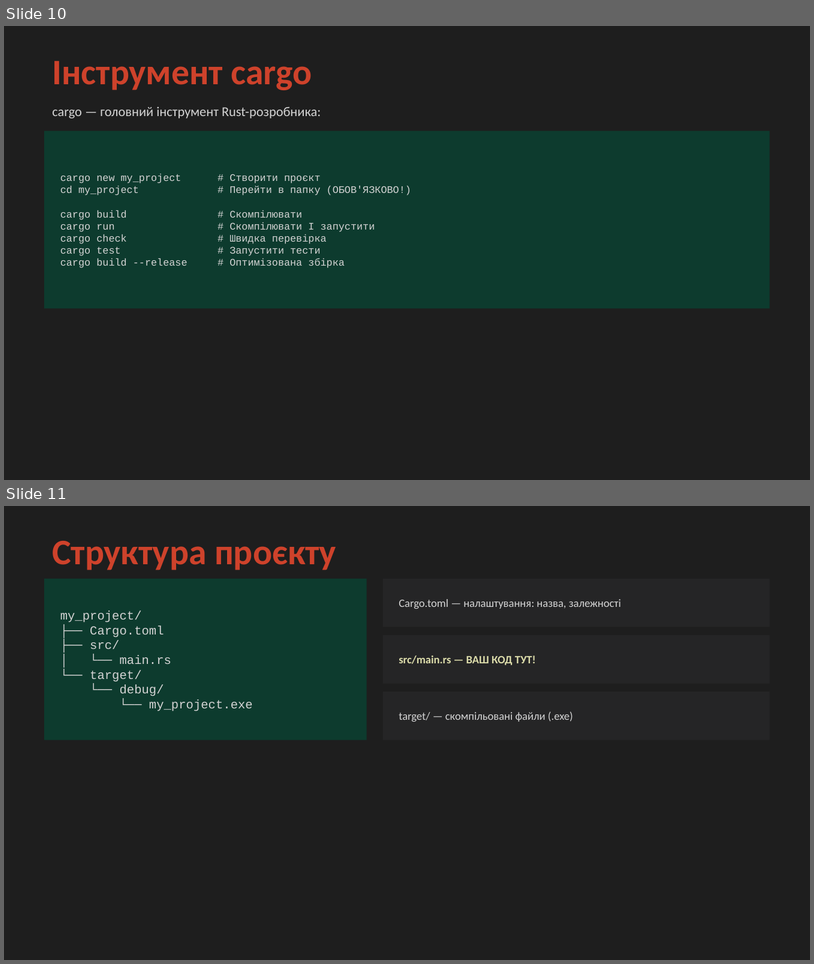
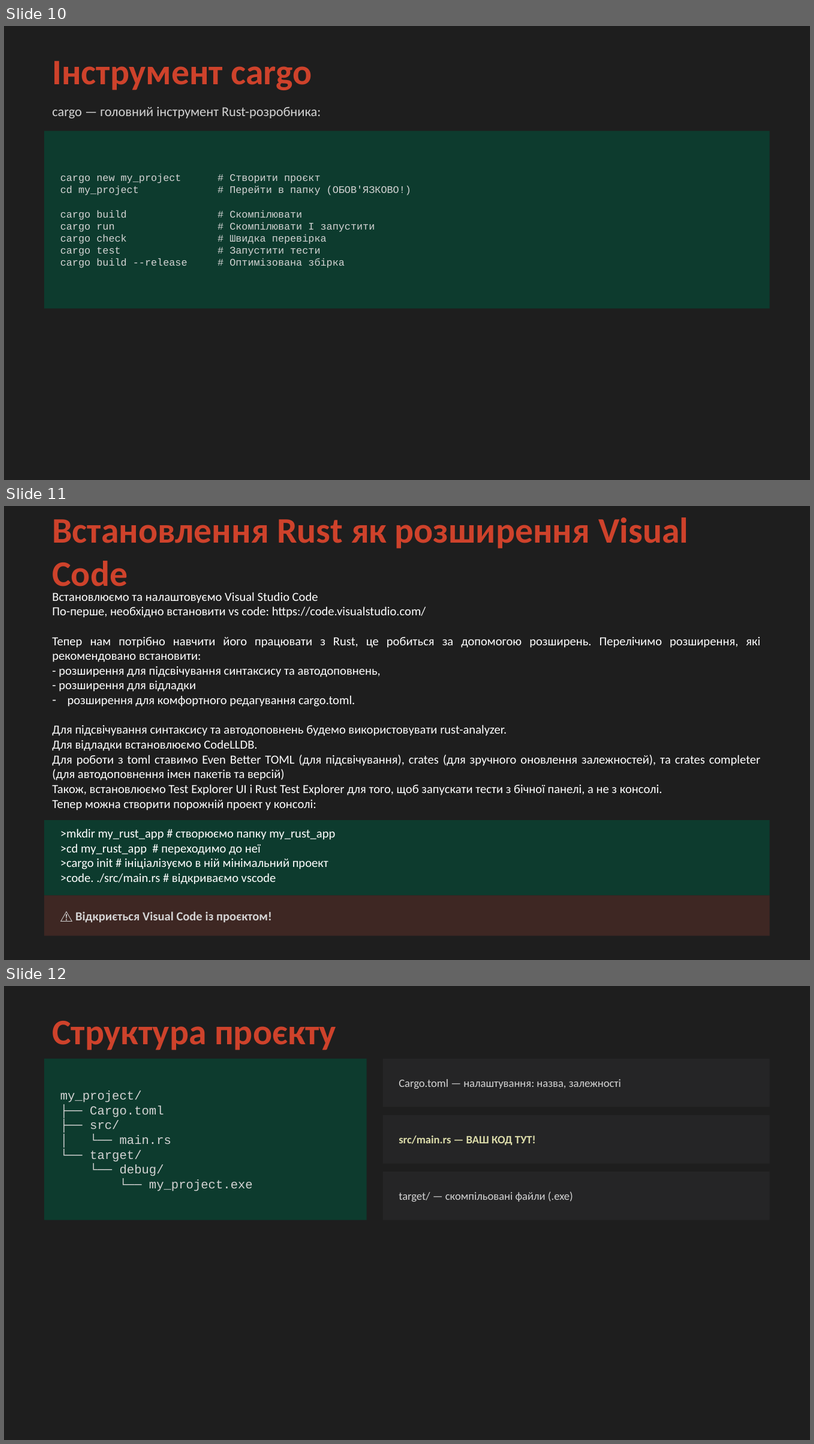
Before and after one commit to oleksiibychkov/rust-mas-textbook, a slide deck: src/lectures/ppt/Лекція_1_Rust.pptx. Shown one above the other, each under a label of ours: slides 10 and 11 before the commit, slides 10, 11 and 12 after it. The pictures are 814x964 and 814x1444 pixels, drawn with LibreOffice and Linux fonts; fonts in the diff are those of the drawing. Boxes give left, top, right and bottom in pixels: in the first picture for what was removed or moved away, otherwise in the second. Text is boxed around its words. In the diff, an @@ line names an element or a change of style, - is before the commit and + after.

Commit message:
update lecture 1

```diff
--- a/src/lectures/ppt/Лекція_1_Rust.pptx
+++ b/src/lectures/ppt/Лекція_1_Rust.pptx
@@ slide 11 added at bbox=[4, 506, 810, 960], background #1E1E1E @@
@@ text added at bbox=[52, 517, 689, 595], 32 pt, text #CE422B, bold @@
+Встановлення Rust як розширення Visual Code
@@ text added at bbox=[52, 592, 761, 810], 11 pt, text #FFFFFF @@
+Встановлюємо та налаштовуємо Visual Studio Code
+По-перше, необхідно встановити vs code: https://code.visualstudio.com/
+Тепер нам потрібно навчити його працювати з Rust, це робиться за допомогою розширень. Перелічимо розширення, які рекомендовано встановити:
+- розширення для підсвічування синтаксису та автодоповнень,
+- розширення для відладки
+– розширення для комфортного редагування cargo.toml.
+Для підсвічування синтаксису та автодоповнень будемо використовувати rust-analyzer.
+Для відладки встановлюємо CodeLLDB.
+Для роботи з toml ставимо Even Better TOML (для підсвічування), crates (для зручного оновлення залежностей), та crates completer (для автодоповнення імен пакетів та версій)
+Також, встановлюємо Test Explorer UI і Rust Test Explorer для того, щоб запускати тести з бічної панелі, а не з консолі.
+Тепер можна створити порожній проект у консолі:
@@ rectangle added at bbox=[44, 820, 770, 895], fill #0D3B2E @@
@@ text added at bbox=[60, 828, 335, 884], 11 pt, text #FFFFFF @@
+>mkdir my_rust_app # створюємо папку my_rust_app
+>cd my_rust_app # переходимо до неї
+>cargo init # ініціалізуємо в ній мінімальний проект
+>code. ./src/main.rs # відкриваємо vscode
@@ rectangle added at bbox=[44, 895, 770, 936], fill #3E2723 @@
@@ text added at bbox=[60, 911, 272, 922], 11 pt, text #D4D4D4, bold @@
+⚠️ Відкриється Visual Code із проєктом!
@@ what was slide 11 is now slide 12 @@
```
Also in this commit, not shown: 1 other file.
